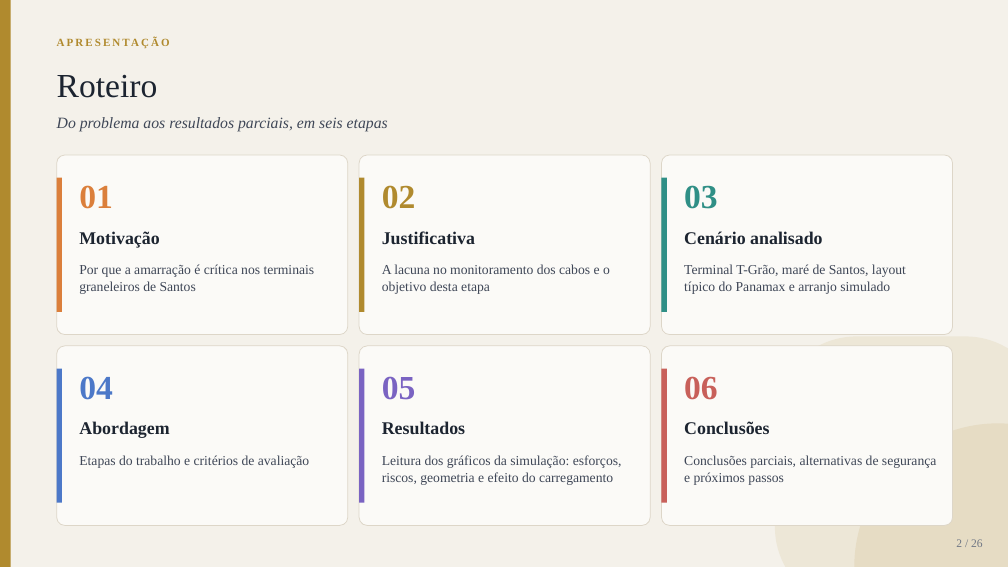
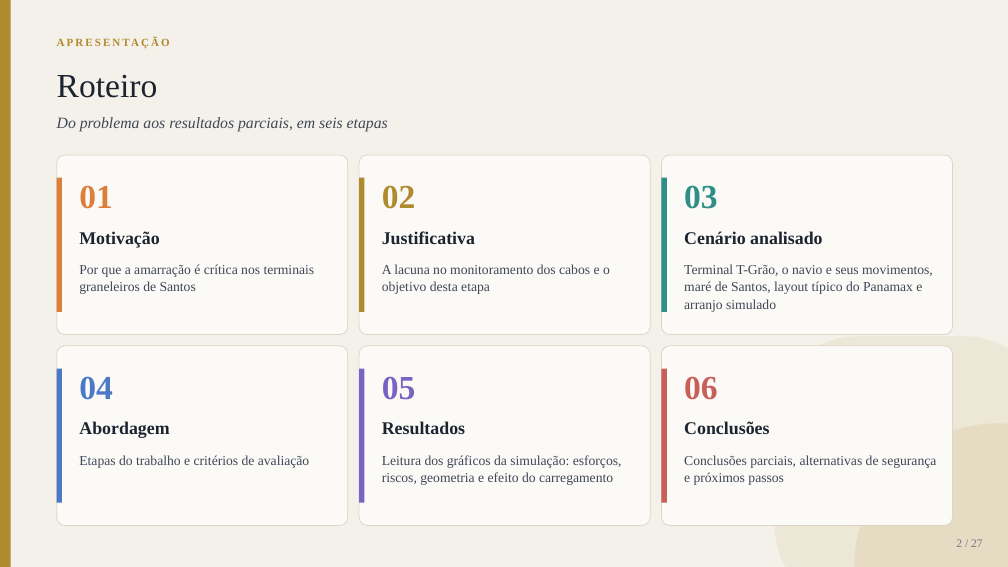
Before and after one commit to gustavogsilvaa/Apresentacao-Kiro, a slide deck: slide 2 of TF/Apresentacao_TF_Amarracao_parcial_v8.pptx. Drawn at 1008x567 pixels with LibreOffice and Linux fonts; fonts in the diff are those of the drawing. Boxes give left, top, right and bottom in pixels: in the first picture for what was removed or moved away, otherwise in the second. Text is boxed around its words. In the diff, an @@ line names an element or a change of style, - is before the commit and + after.

```diff
--- a/TF/Apresentacao_TF_Amarracao_parcial_v8.pptx
+++ b/TF/Apresentacao_TF_Amarracao_parcial_v8.pptx
@@ text at (684, 264, 933, 312): text changed @@
-Terminal T-Grão, maré de Santos, layout típico do Panamax e arranjo simulado
+Terminal T-Grão, o navio e seus movimentos, maré de Santos, layout típico do Panamax e arranjo simulado
@@ text at (956, 539, 983, 547): text changed @@
-2 / 26
+2 / 27
```
Also in this commit, not shown: 25 other slides changed, 1 slide added, 4 other files.
